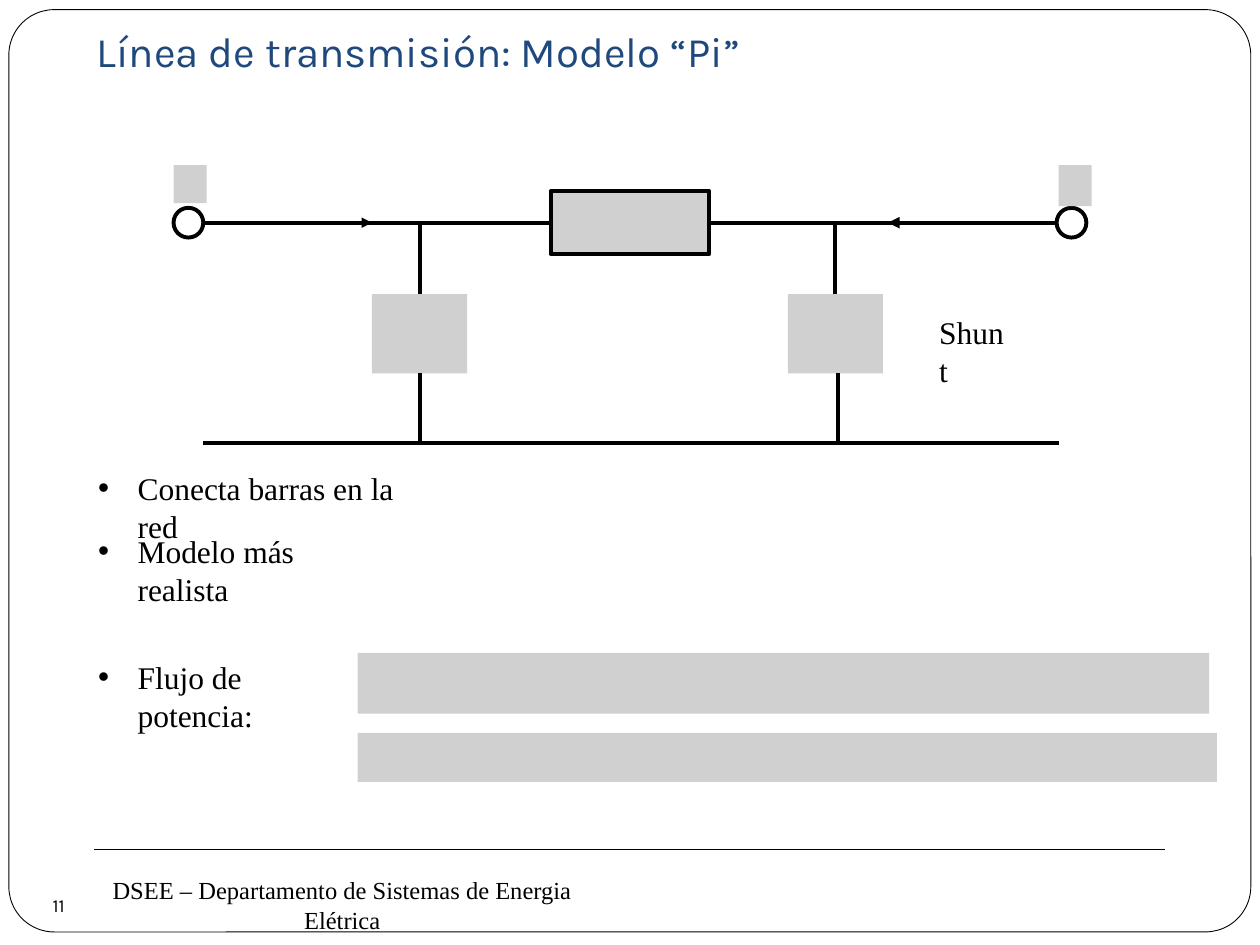
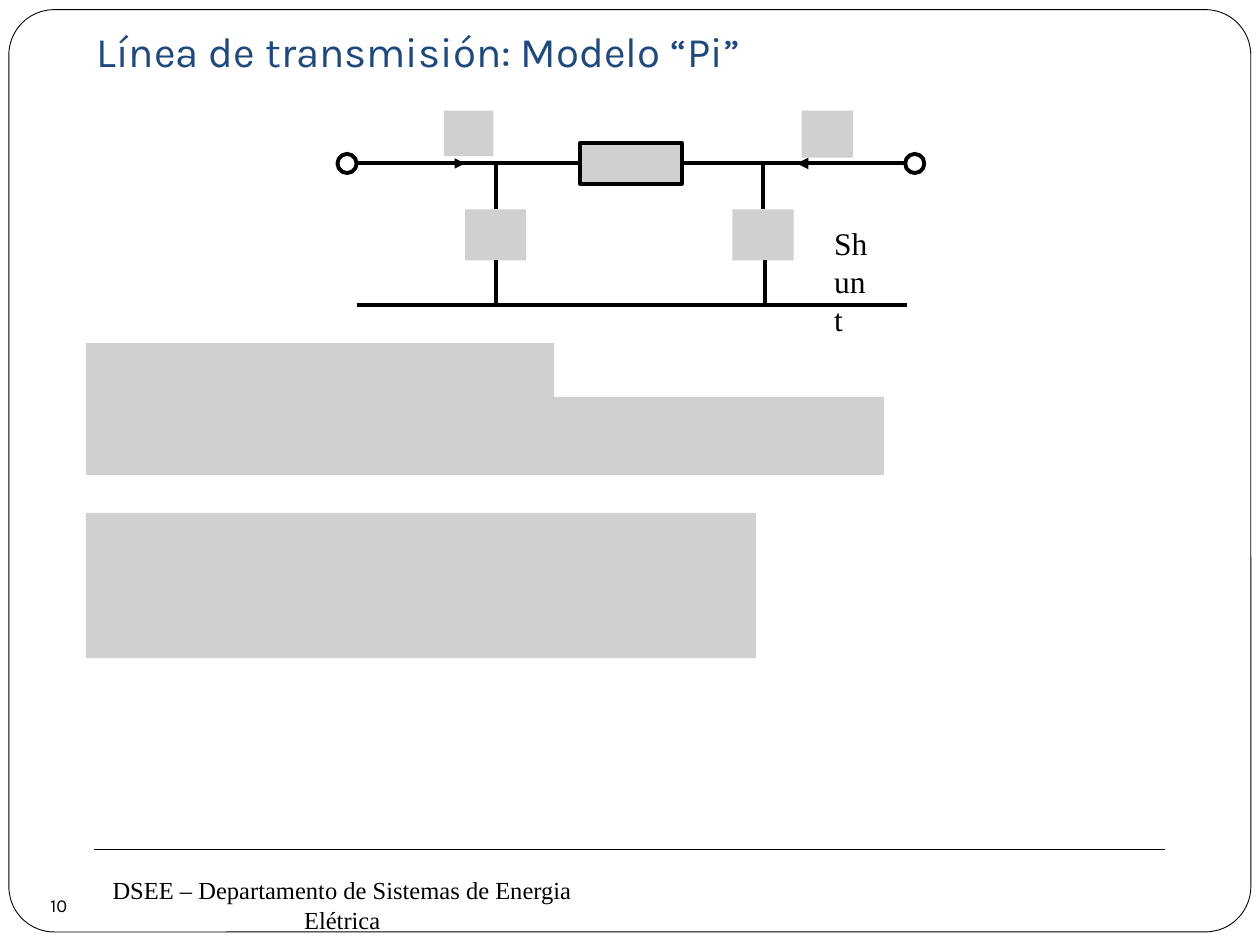
Before and after one commit to erikfilias/Power-Systems-Optimization-using-Julia-Language, a slide deck: slide 10 of 1. Lectures/Introducción a la Optimización aplicada a Sistemas de Energía Eléctrica/Dia 2/5. Power Flow.pptx (slide 11 before the commit). Drawn at 1260x945 pixels with LibreOffice and Linux fonts; fonts in the diff are those of the drawing; grey boxes stand for pictures; background and template pictures are left out. Boxes give left, top, right and bottom in pixels: in the first picture for what was removed or moved away, otherwise in the second. Text is boxed around its words. In the diff, an @@ line names an element or a change of style, - is before the commit and + after.

```diff
--- a/1. Lectures/Introducción a la Optimización aplicada a Sistemas de Energía Eléctrica/Dia 2/5. Power Flow.pptx
+++ b/1. Lectures/Introducción a la Optimización aplicada a Sistemas de Energía Eléctrica/Dia 2/5. Power Flow.pptx
@@ group added at (x1=444, y1=111, x2=853, y2=260): 5 pictures @@
@@ picture removed at (x1=174, y1=165, x2=207, y2=203) @@
@@ ellipse resized from (x1=174, y1=208, x2=204, y2=238) to (x1=338, y1=154, x2=357, y2=173) @@
@@ line moved from (551, 223) - (203, 223) to (580, 164) - (357, 164) @@
@@ arrow moved from (203, 223) - (372, 223) to (357, 164) - (465, 164) @@
@@ line moved from (420, 294) - (420, 223) to (495, 209) - (495, 164) @@
@@ line moved from (1057, 223) - (709, 223) to (905, 164) - (682, 164) @@
@@ line moved from (835, 294) - (835, 223) to (764, 209) - (764, 164) @@
@@ arrow moved from (1057, 223) - (888, 223) to (905, 164) - (796, 164) @@
@@ ellipse resized from (x1=1057, y1=208, x2=1087, y2=238) to (x1=905, y1=154, x2=924, y2=173) @@
@@ picture removed at (x1=1058, y1=165, x2=1091, y2=207) @@
@@ picture removed at (x1=551, y1=192, x2=709, y2=255) @@
@@ text "Shunt" rewrapped from (x1=927, y1=307, x2=1018, y2=358) to (x1=822, y1=218, x2=879, y2=251) @@
@@ line moved from (420, 373) - (420, 442) to (495, 261) - (495, 305) @@
@@ line moved from (838, 373) - (838, 442) to (765, 261) - (765, 305) @@
@@ picture removed at (x1=372, y1=294, x2=467, y2=373) @@
@@ picture removed at (x1=788, y1=294, x2=883, y2=373) @@
@@ line moved from (203, 442) - (1058, 442) to (357, 305) - (906, 305) @@
@@ picture added at (x1=86, y1=343, x2=554, y2=397) @@
@@ picture added at (x1=86, y1=397, x2=883, y2=475) @@
@@ text removed at (x1=138, y1=478, x2=394, y2=544) @@
-• Conecta barras en la red
@@ picture added at (x1=86, y1=513, x2=756, y2=658) @@
@@ text removed at (x1=138, y1=541, x2=294, y2=602) @@
-• Modelo más realista
@@ picture removed at (x1=358, y1=653, x2=1210, y2=713) @@
@@ text removed at (x1=138, y1=667, x2=253, y2=733) @@
-• Flujo de potencia:
@@ picture removed at (x1=358, y1=733, x2=1217, y2=782) @@
@@ page number at (x1=50, y1=900, x2=67, y2=913): text changed @@
-11
+10
```
Also in this commit, not shown: 1 slide removed.
